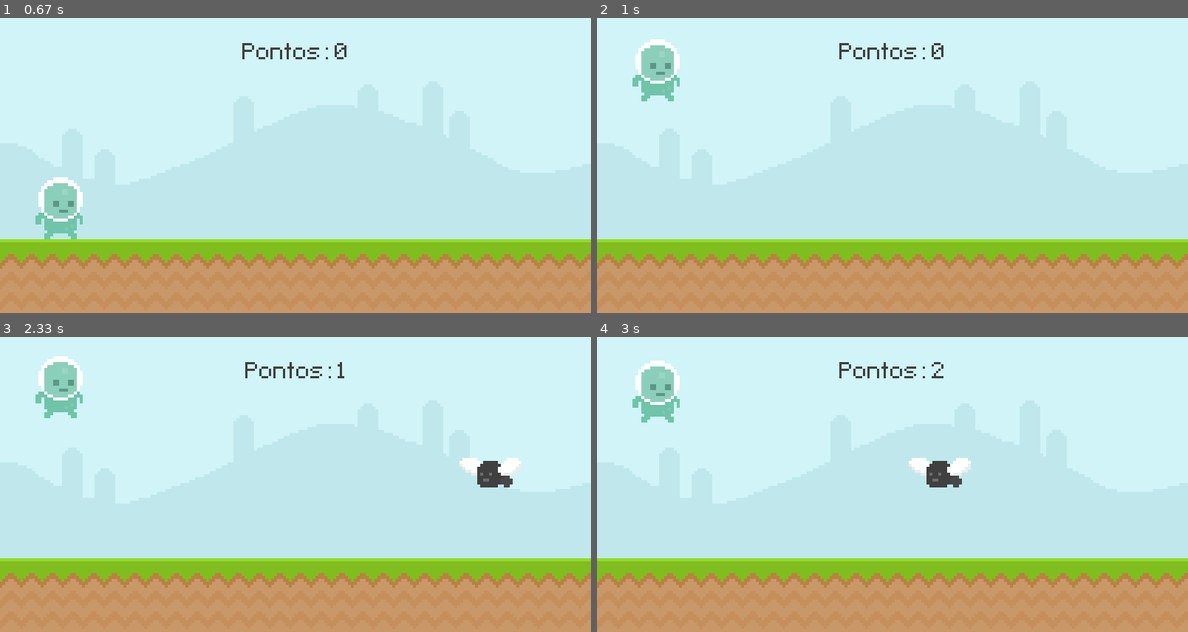
Above: before the commit, frames 1-4 (two rows, left to right).
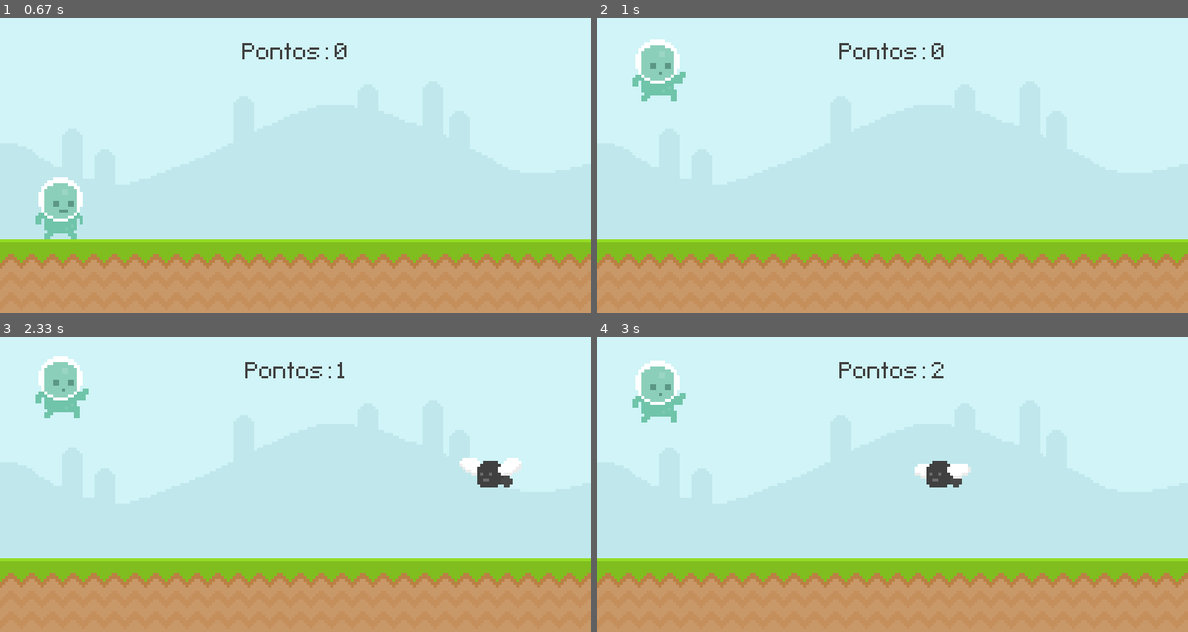
Above: after the commit, the same moments.

Repository: Phvr06/pygame-tutorial
Game: pygame game, started from main.py
Two runs of this game, one before a commit and one after it. Both use one fixed random seed, a clock stepped at 60 frames per second and the inputs below.
Inputs (mouse positions are in pixels of both pictures, inside the frame that each line leads up to):
- Up to frame 1 (0.67 s): tap Space at 0.33 s
- Up to frame 2 (1 s): click (656, 206) at 0.72 s
- Up to frame 3 (2.33 s): tap Space at 2 s
- Up to frame 4 (3 s): click (862, 561) at 2.38 s; tap Space at 2.73 s

Frame 1 is identical in both runs. In frame 2, 0.1% of the frame differs, in the area x 10-15%, y 18-29%; in frame 3, 0.1%; in frame 4, 0.3%, in the area x 10-64%, y 19-48%.

Commit message:
animacoes

Diff:
--- a/main.py
+++ b/main.py
@@ -30,6 +30,16 @@
                 return False
     return True
 
+def player_animation():
+    global superficie_player, player_index
+    if retangulo_player.bottom < 300:
+        superficie_player = player_jump
+    else:
+        player_index += 0.1
+        if player_index >= len(player_walk):
+            player_index = 0
+        superficie_player = player_walk[int(player_index)]
+
 WIDTH = 800
 HEIGHT = 400
 
@@ -43,10 +53,23 @@
 tempo_jogo = 0
 superficie_sky = pygame.image.load('graphics/Sky.png').convert()
 superficie_ground = pygame.image.load('graphics/ground.png').convert()
-superficie_lesma = pygame.image.load('graphics/snail/snail1.png').convert_alpha()
-superficie_mosca = pygame.image.load('graphics/fly/fly1.png').convert_alpha()
+frame_lesma_1 = pygame.image.load('graphics/snail/snail1.png').convert_alpha()
+frame_lesma_2 = pygame.image.load('graphics/snail/snail2.png').convert_alpha()
+frames_lesma = [frame_lesma_1, frame_lesma_2]
+lesma_frame_index = 0
+superficie_lesma = frames_lesma[lesma_frame_index]
+frame_mosca_1 = pygame.image.load('graphics/fly/fly1.png').convert_alpha()
+frame_mosca_2 = pygame.image.load('graphics/fly/fly2.png').convert_alpha()
+frames_mosca = [frame_mosca_1, frame_mosca_2]
+mosca_frame_index = 0
+superficie_mosca = frames_mosca[mosca_frame_index]
 obstaculo_lista = []
-superficie_player = pygame.image.load('graphics/Player/player_walk_1.png').convert_alpha()
+player_walk_1 = pygame.image.load('graphics/Player/player_walk_1.png').convert_alpha()
+player_walk_2 = pygame.image.load('graphics/Player/player_walk_2.png').convert_alpha()
+player_walk = [player_walk_1, player_walk_2]
+player_index = 0
+player_jump = pygame.image.load('graphics/Player/jump.png').convert_alpha()
+superficie_player = player_walk[player_index]
 retangulo_player = superficie_player.get_rect(midbottom = (80, 300))
 player_parado = pygame.image.load('graphics/Player/player_stand.png').convert_alpha()
 player_parado = pygame.transform.rotozoom(player_parado, 0, 2)
@@ -59,6 +82,12 @@
 
 timer_obstaculo = pygame.USEREVENT + 1
 pygame.time.set_timer(timer_obstaculo, 1500)
+
+animacao_lesma_timer = pygame.USEREVENT + 2
+pygame.time.set_timer(animacao_lesma_timer, 500)
+
+animacao_mosca_timer = pygame.USEREVENT + 3
+pygame.time.set_timer(animacao_mosca_timer, 200)
 
 while True:
     for evento in pygame.event.get():
@@ -76,6 +105,18 @@
                     obstaculo_lista.append(superficie_lesma.get_rect(bottomright = (randint(900,1100), 300)))
                 else:
                     obstaculo_lista.append(superficie_lesma.get_rect(bottomright = (randint(900,1100), 200)))
+            if evento.type == animacao_lesma_timer:
+                if lesma_frame_index == 0:
+                    lesma_frame_index = 1
+                else:
+                    lesma_frame_index = 0
+                superficie_lesma = frames_lesma[lesma_frame_index]
+            if evento.type == animacao_mosca_timer:
+                if mosca_frame_index == 0:
+                    mosca_frame_index = 1
+                else:
+                    mosca_frame_index = 0
+                superficie_mosca = frames_mosca[mosca_frame_index]
         else:
             if evento.type == pygame.KEYDOWN and evento.key == pygame.K_SPACE:
                 jogando = True
@@ -90,6 +131,7 @@
         retangulo_player.y += gravidade
         if retangulo_player.bottom >= 300:
             retangulo_player.bottom = 300
+        player_animation()
         tela.blit(superficie_player, retangulo_player)
 
         obstaculo_lista = movimento_obstaculo(obstaculo_lista)
